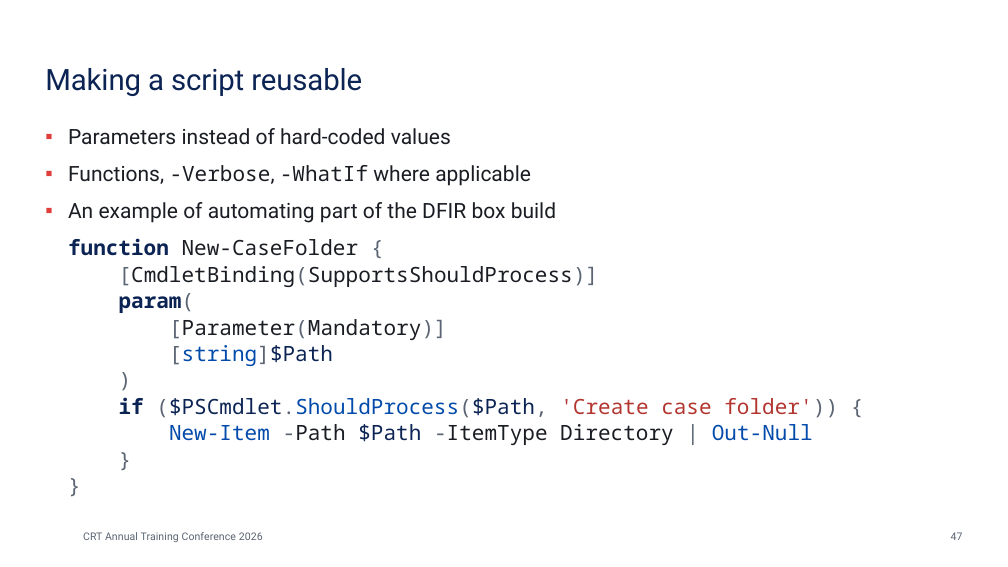
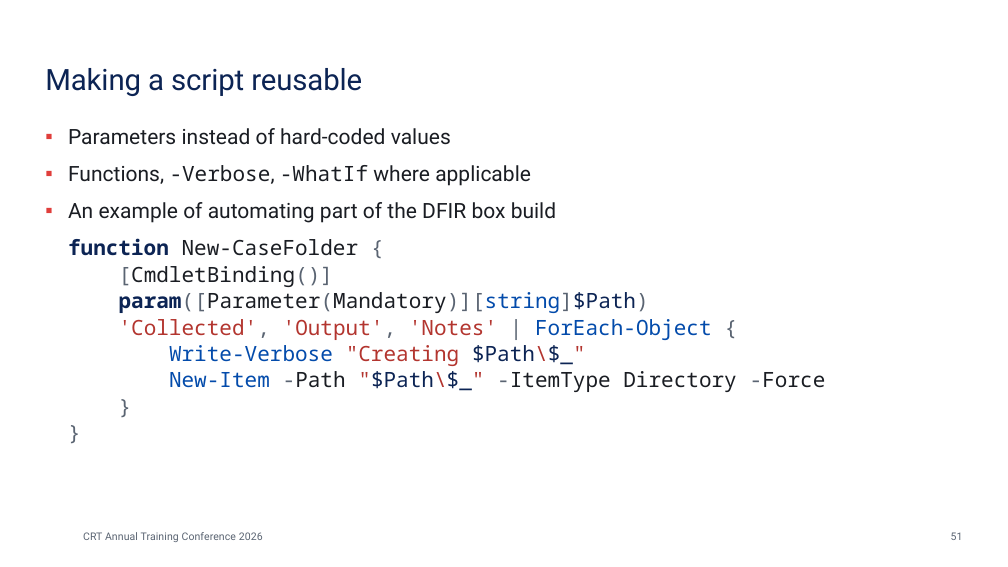
Before and after one commit to dzampino/crt-essentials-2026, a slide deck: slide 51 of docs/files/crt-essentials.pptx (slide 47 before the commit). Drawn at 1008x567 pixels with LibreOffice and Linux fonts; fonts in the diff are those of the drawing; background and template pictures are left out. Boxes give left, top, right and bottom in pixels: in the first picture for what was removed or moved away, otherwise in the second. Text is boxed around its words. In the diff, an @@ line names an element or a change of style, - is before the commit and + after.

```diff
--- a/docs/files/crt-essentials.pptx
+++ b/docs/files/crt-essentials.pptx
@@ text at [68,238,826,392]: text changed @@
-function New-CaseFolder {
-[CmdletBinding(SupportsShouldProcess)]
-param(
-[Parameter(Mandatory)]
-[string]$Path
-)
-if ($PSCmdlet.ShouldProcess($Path, 'Create case folder')) {
-New-Item -Path $Path -ItemType Directory | Out-Null
-}
-}
+function New-CaseFolder {
+[CmdletBinding()]
+param([Parameter(Mandatory)][string]$Path)
+'Collected', 'Output', 'Notes' | ForEach-Object {
+Write-Verbose "Creating $Path\$_"
+New-Item -Path "$Path\$_" -ItemType Directory -Force
+}
+}
@@ page number at [951,532,963,540]: text changed @@
-47
+51
```
Also in this commit, not shown: 10 other slides changed, 4 slides added, 3 slides removed, 21 other files.
